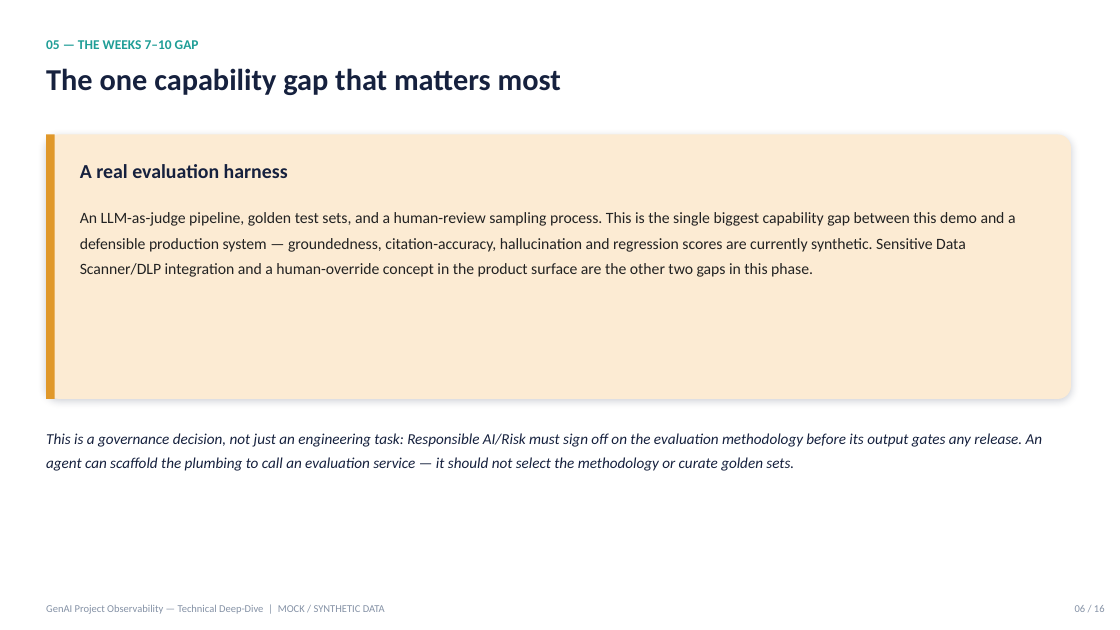
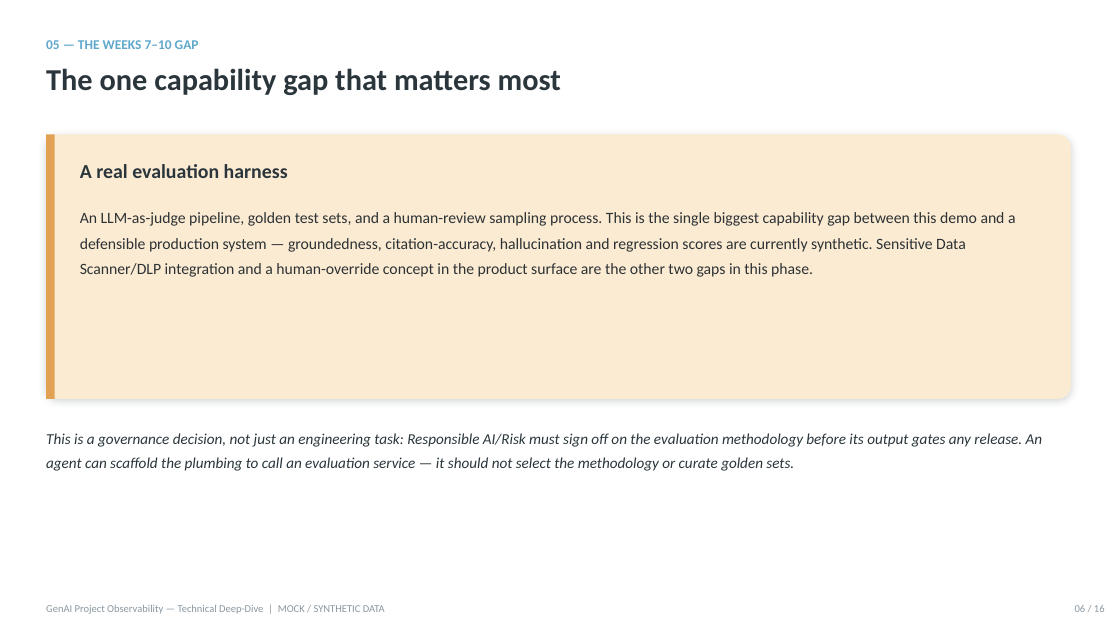
Before and after one commit to getamazednow/genai-observability-demo, a slide deck: slide 6 of training/slides/GenAI-Observability-Technical-Deepdive.pptx. Drawn at 1120x630 pixels with LibreOffice and Linux fonts; fonts in the diff are those of the drawing. Boxes give left, top, right and bottom in pixels: in the first picture for what was removed or moved away, otherwise in the second. Text is boxed around its words. In the diff, an @@ line names an element or a change of style, - is before the commit and + after.

Commit message:
Rebrand training artefacts with Getamazednow AI Design System v1.0
- Both decks: navy/teal palette remapped to Ink/Signal/Stone brand tokens,
  Poppins headings, brand badge on title slides (layouts, masters, theme incl.)
- Training guide: heading/title colors to Ink + Signal-deep, theme fonts
  to Poppins (headings) / Inter (body); content untouched

```diff
--- a/training/slides/GenAI-Observability-Technical-Deepdive.pptx
+++ b/training/slides/GenAI-Observability-Technical-Deepdive.pptx
@@ text "05 — THE WEEKS 7–10 ..." at (46, 40, 199, 49): text colour #1F9E97 to #5FA8CC @@
@@ rectangle at (46, 134, 55, 399): fill #E0982A to #E3A253 @@
@@ text "An LLM-as-judge pipeline, golden test ..." at (80, 212, 1016, 277): text colour #222222 to #2C3234 @@
@@ text colour #16213E to #2A363B in 3 elements at (46, 68, 561, 95), (80, 164, 288, 178), (46, 433, 1043, 471) @@
```
Also in this commit, not shown: 15 other slides changed, 2 other files.
